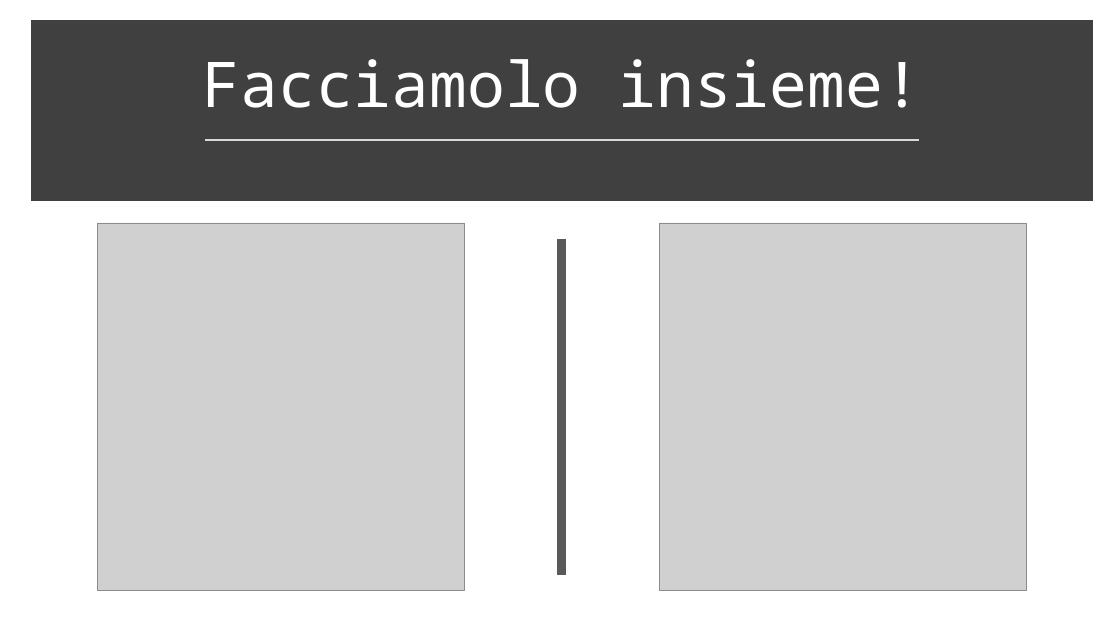
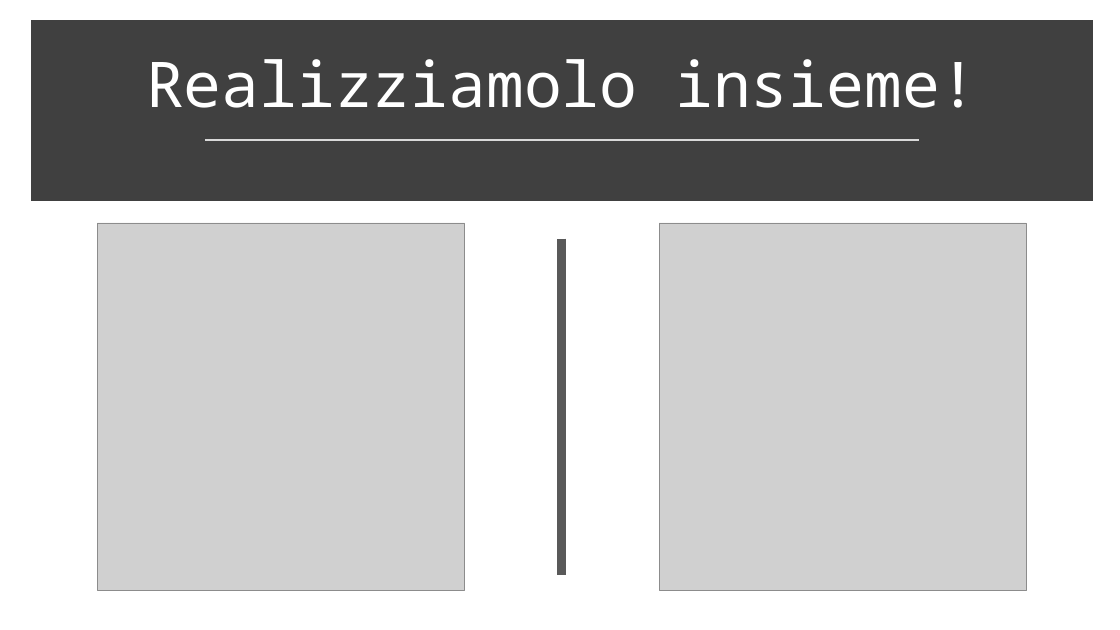
Before and after one commit to IprelProgetti/ImolaProgramma2019, a slide deck: slide 11 of presentazione_corni_chatbot.pptx (slide 10 before the commit). Drawn at 1120x630 pixels with LibreOffice and Linux fonts; fonts in the diff are those of the drawing; grey boxes stand for pictures. Boxes give left, top, right and bottom in pixels: in the first picture for what was removed or moved away, otherwise in the second. Text is boxed around its words. In the diff, an @@ line names an element or a change of style, - is before the commit and + after.

```diff
--- a/presentazione_corni_chatbot.pptx
+++ b/presentazione_corni_chatbot.pptx
@@ title at [146,59,977,108]: text changed @@
-Facciamolo insieme!
+Realizziamolo insieme!
```
Also in this commit, not shown: 1 other slide changed, 1 slide added, 2 other files.
